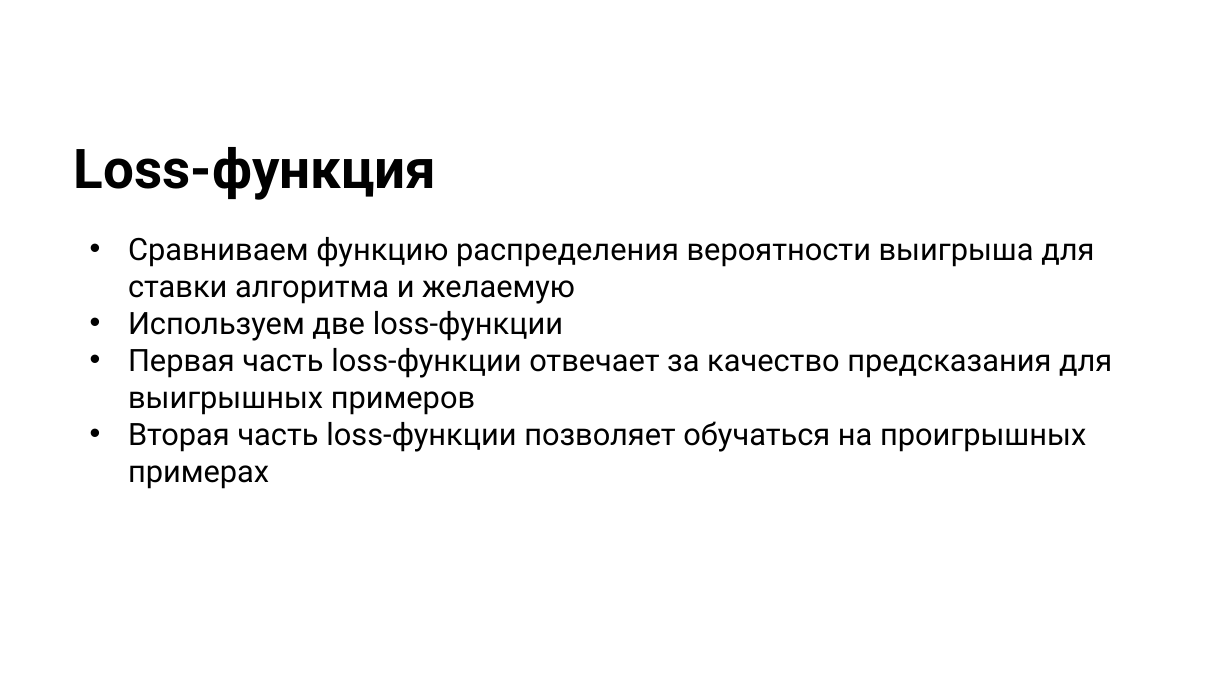
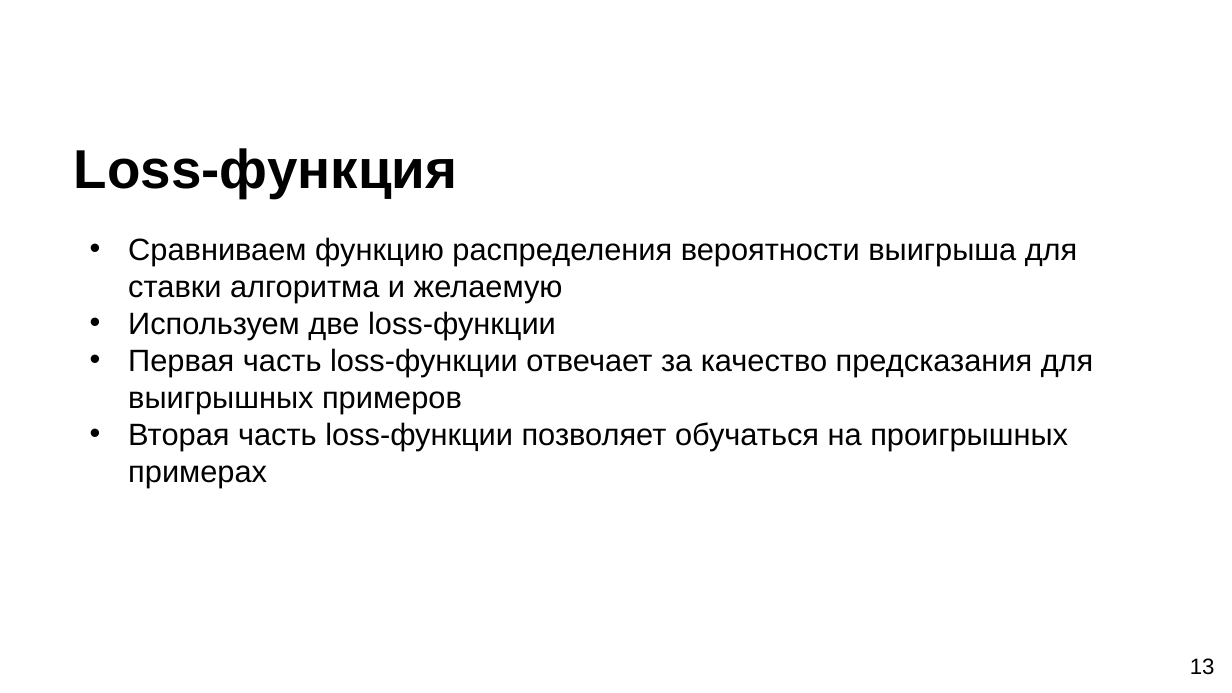
Before and after one commit to SerTelnov/landscape-forecasting, a slide deck: slide 13 of stuff/docs/2020-pps-forecasting.pptx (slide 11 before the commit). Drawn at 1232x693 pixels with LibreOffice and Linux fonts; fonts in the diff are those of the drawing; background and template pictures are left out. Boxes give left, top, right and bottom in pixels: in the first picture for what was removed or moved away, otherwise in the second. Text is boxed around its words. In the diff, an @@ line names an element or a change of style, - is before the commit and + after.

```diff
--- a/stuff/docs/2020-pps-forecasting.pptx
+++ b/stuff/docs/2020-pps-forecasting.pptx
@@ title "Loss-функция" at box(74, 148, 457, 198): font Roboto to Arial @@
@@ text "Сравниваем функцию распределения вероятности выигрыша ..." at box(128, 237, 1094, 450): font Roboto to Arial @@
@@ page number added at box(1190, 658, 1215, 675), 13 pt, text #000000 @@
+13
```
Also in this commit, not shown: 15 other slides changed, 2 slides added, 1 other file.
